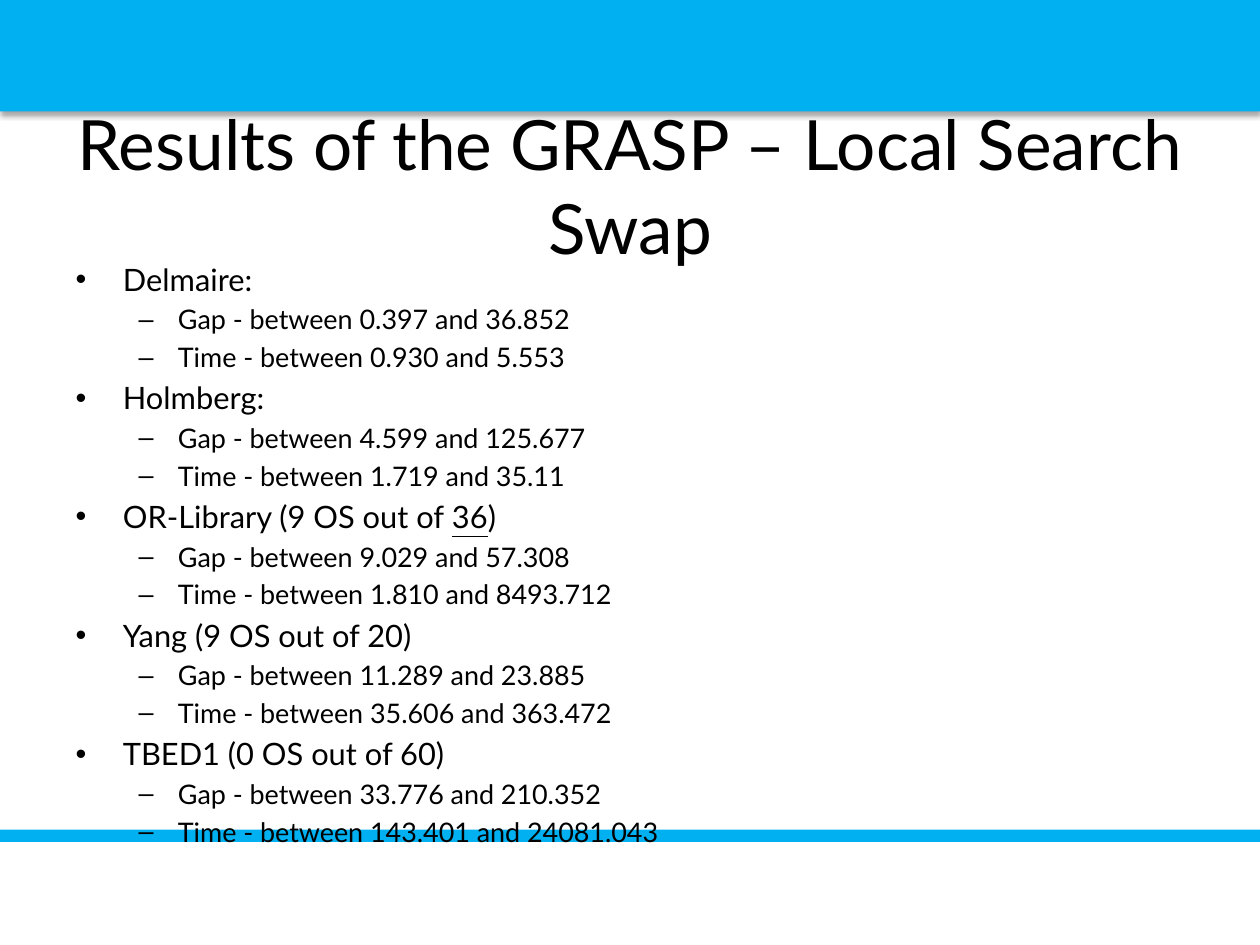
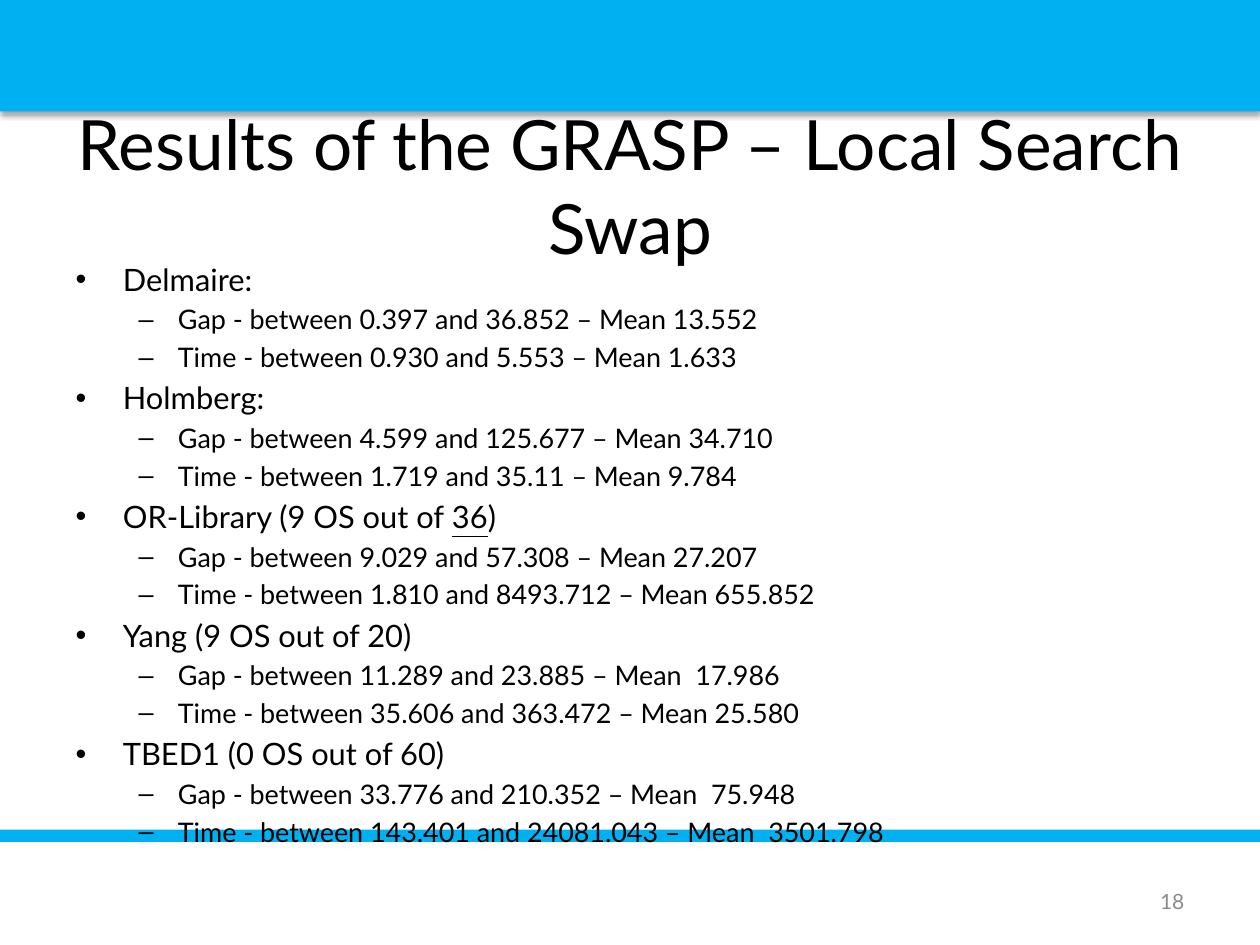
Before and after one commit to luispedro30/SO_trabalho, a slide deck: slide 18 of P_POINT_SO.pptx (slide 17 before the commit). Drawn at 1260x945 pixels with LibreOffice and Linux fonts; fonts in the diff are those of the drawing; background and template pictures are left out. Boxes give left, top, right and bottom in pixels: in the first picture for what was removed or moved away, otherwise in the second. Text is boxed around its words. In the diff, an @@ line names an element or a change of style, - is before the commit and + after.

```diff
--- a/P_POINT_SO.pptx
+++ b/P_POINT_SO.pptx
@@ text at (178, 309, 757, 368): text changed @@
-  – Gap - between 0.397 and 36.852
-  – Time - between 0.930 and 5.553
+  – Gap - between 0.397 and 36.852 – Mean 13.552
+  – Time - between 0.930 and 5.553 – Mean 1.633
@@ text at (178, 428, 773, 487): text changed @@
-  – Gap - between 4.599 and 125.677
-  – Time - between 1.719 and 35.11
+  – Gap - between 4.599 and 125.677 – Mean 34.710
+  – Time - between 1.719 and 35.11 – Mean 9.784
@@ text at (178, 547, 815, 605): text changed @@
-  – Gap - between 9.029 and 57.308
-  – Time - between 1.810 and 8493.712
+  – Gap - between 9.029 and 57.308 – Mean 27.207
+  – Time - between 1.810 and 8493.712 – Mean 655.852
@@ text at (178, 665, 799, 724): text changed @@
-  – Gap - between 11.289 and 23.885
-  – Time - between 35.606 and 363.472
+  – Gap - between 11.289 and 23.885 – Mean 17.986
+  – Time - between 35.606 and 363.472 – Mean 25.580
@@ text at (178, 784, 795, 809): text changed @@
-  – Gap - between 33.776 and 210.352
-  – Time - between 143.401 and 24081.043
+  – Gap - between 33.776 and 210.352 – Mean 75.948
+  – Time - between 143.401 and 24081.043 – Mean 3501.798
@@ page number added at (1160, 894, 1184, 909), 12 pt, text #8C8C8C @@
+18
```
Also in this commit, not shown: 16 other slides changed, 1 slide added.
